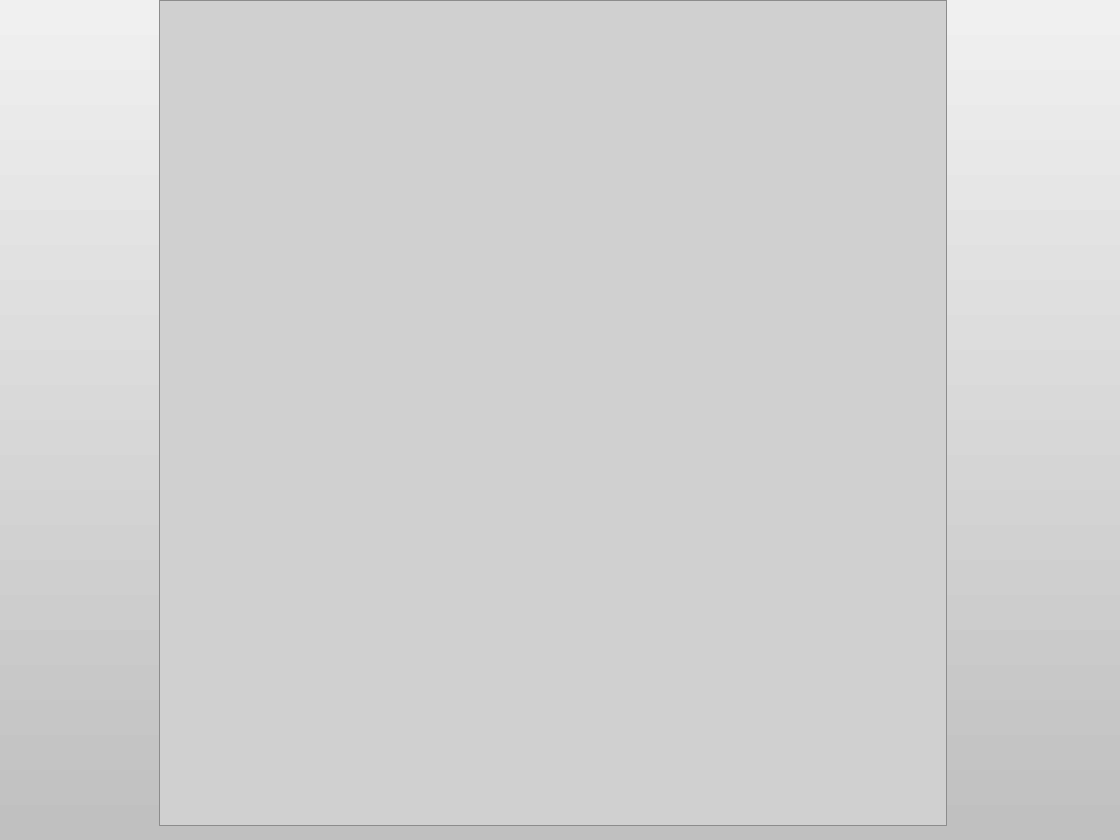
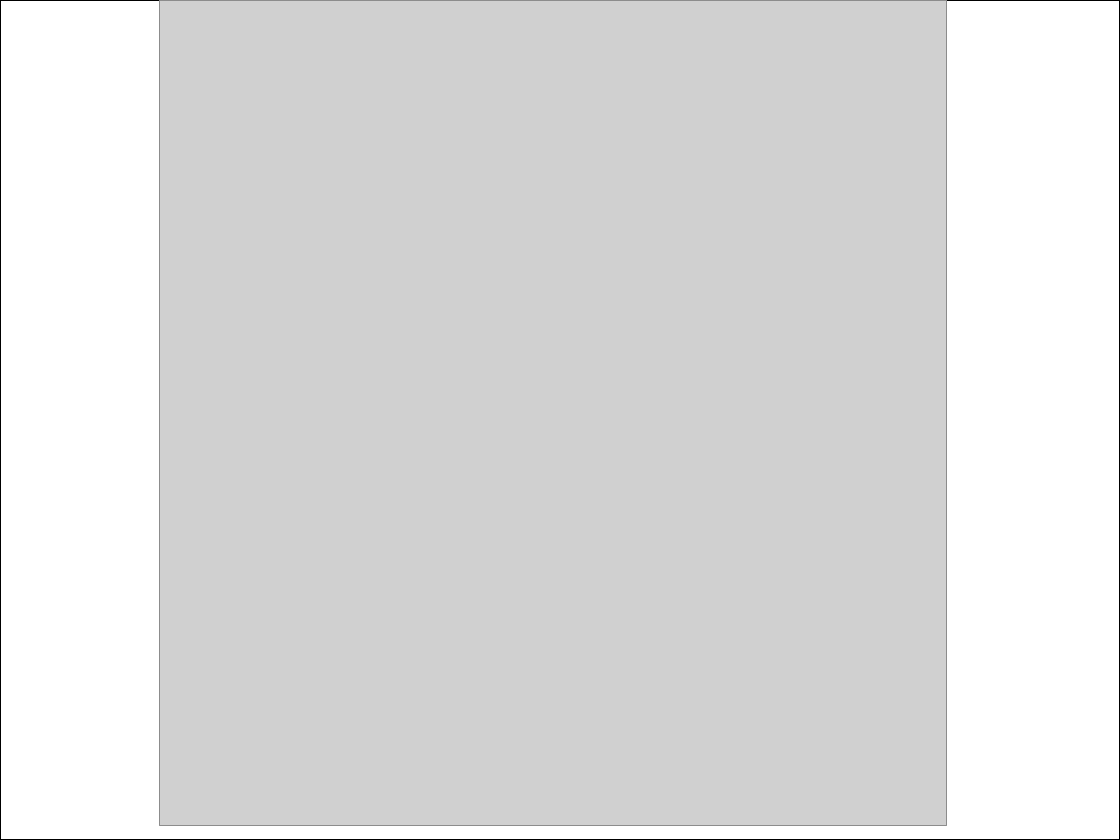
Before and after one commit to aajackson/Creepers, a slide deck: slide 7 of Documentation/MyFavs Presentation.ppt. Drawn at 1120x840 pixels with LibreOffice and Linux fonts; fonts in the diff are those of the drawing; grey boxes stand for pictures; background and template pictures are left out. Boxes give left, top, right and bottom in pixels: in the first picture for what was removed or moved away, otherwise in the second. Text is boxed around its words. In the diff, an @@ line names an element or a change of style, - is before the commit and + after.

Commit message:
Updated Powerpoint: Added theme & content

```diff
--- a/Documentation/MyFavs Presentation.ppt
+++ b/Documentation/MyFavs Presentation.ppt
@@ background gradient #F0F0F0 to #C0C0C0 to picture (left out) @@
@@ rectangle added at <box>0,0,1120,840</box>, fill #FFFFFF at 80% opacity, outline #000000 0.74 pt @@
```
Also in this commit, not shown: 11 other slides changed, 2 slides added, 2 slides removed.
